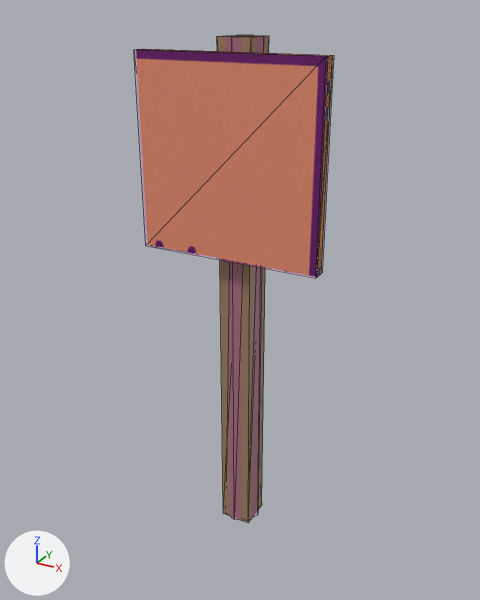
The COLLADA model beamng-props/course-signs/export/dae/arrow_double_right.dae, before and after one commit.
One viewpoint serves both versions: a 50 mm camera at (0.886, -1.629, 1.617) aimed at (-0.005, -0.009, 0.807). Every picture has the same lights, and +X, +Y and +Z are marked at lower left. The picture after the commit comes second. Mesh edges are drawn as thin lines. Where no turn or scale is listed for an object, it has been applied to the vertices.

The first picture shows 'Colmesh_post-1', 'Colmesh_sign-1', 'post', 'sign'.
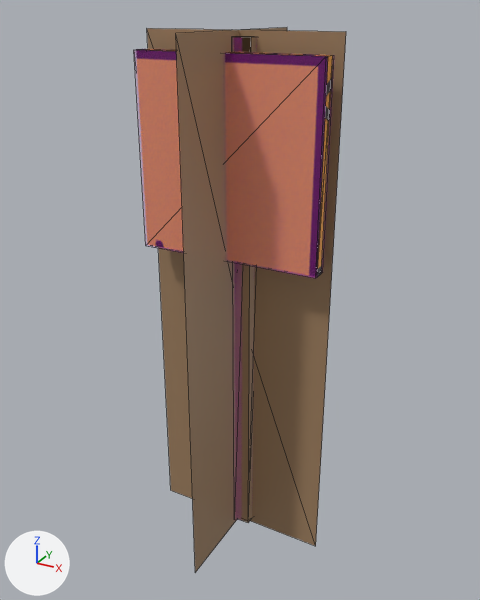
The newer file is also turned or shifted as a whole; pictures and numbers use the older file's frame.

Location of each change, [x1, y1, x2, y2] in pixels of the pictures (480 x 600 px):
'arrow_double_right_a50', added (brown): after [147, 27, 346, 572]
'post', deleted (brown): before [217, 35, 269, 523]
'arrow_double_right_a800', now drawn: after [136, 37, 333, 523]
    faces in mat_wood_106 (brown #a08161): [242, 37, 256, 523]
    faces in mat_sign_106 (picture img_arrow_double_right_png): [136, 49, 333, 276]
'sign', deleted: before [143, 49, 333, 277]

The change, as a list of edits to the scene's bpy script:
```text
Add me_arrow_double_right_a800:
    me_arrow_double_right_a800.from_pydata(...)  # a box spanning x -0.05..0.05, y -0.05..0.05, z 0.0..1.55, material slot 0; a box spanning x -0.28..0.28, y -0.09..-0.06, z 0.96..1.52, material slot 1
    me_arrow_double_right_a800.materials.append(mat_wood_106)  # brown #a08161
    me_arrow_double_right_a800.materials.append(mat_sign_106)  # picture img_arrow_double_right_png
Add me_arrow_double_right_a50:
    me_arrow_double_right_a50.from_pydata([(-0.29, 0.0, -0.02), (0.29, 0.0, -0.02), (0.29, 0.0, 1.57), (-0.29, 0.0, 1.57), (0.0, -0.29, -0.02), (0.0, 0.29, -0.02), (0.0, 0.29, 1.57), (0.0, -0.29, 1.57)], [], [(1, 3, 0), (5, 7, 4), (1, 2, 3), (5, 6, 7)])
    me_arrow_double_right_a50.materials.append(mat_wood_106)  # brown #a08161
Change ob_arrow_double_right_a800:
    ob_arrow_double_right_a800: bpy.data.objects.new('arrow_double_right_a800', None) -> bpy.data.objects.new('arrow_double_right_a800', me_arrow_double_right_a800)
Remove ob_post:
    ob_post = bpy.data.objects.new('post', me_cube)
    ob_post.location = (0.0, 0.0, 0.775)
Remove ob_sign:
    ob_sign = bpy.data.objects.new('sign', me_cube_001)
    ob_sign.location = (0.0, -0.08, 1.24)
Add ob_arrow_double_right_a50:
    ob_arrow_double_right_a50 = bpy.data.objects.new('arrow_double_right_a50', me_arrow_double_right_a50)
    ob_arrow_double_right_a50.location = (0.0, -0.022, 0.0)
```
